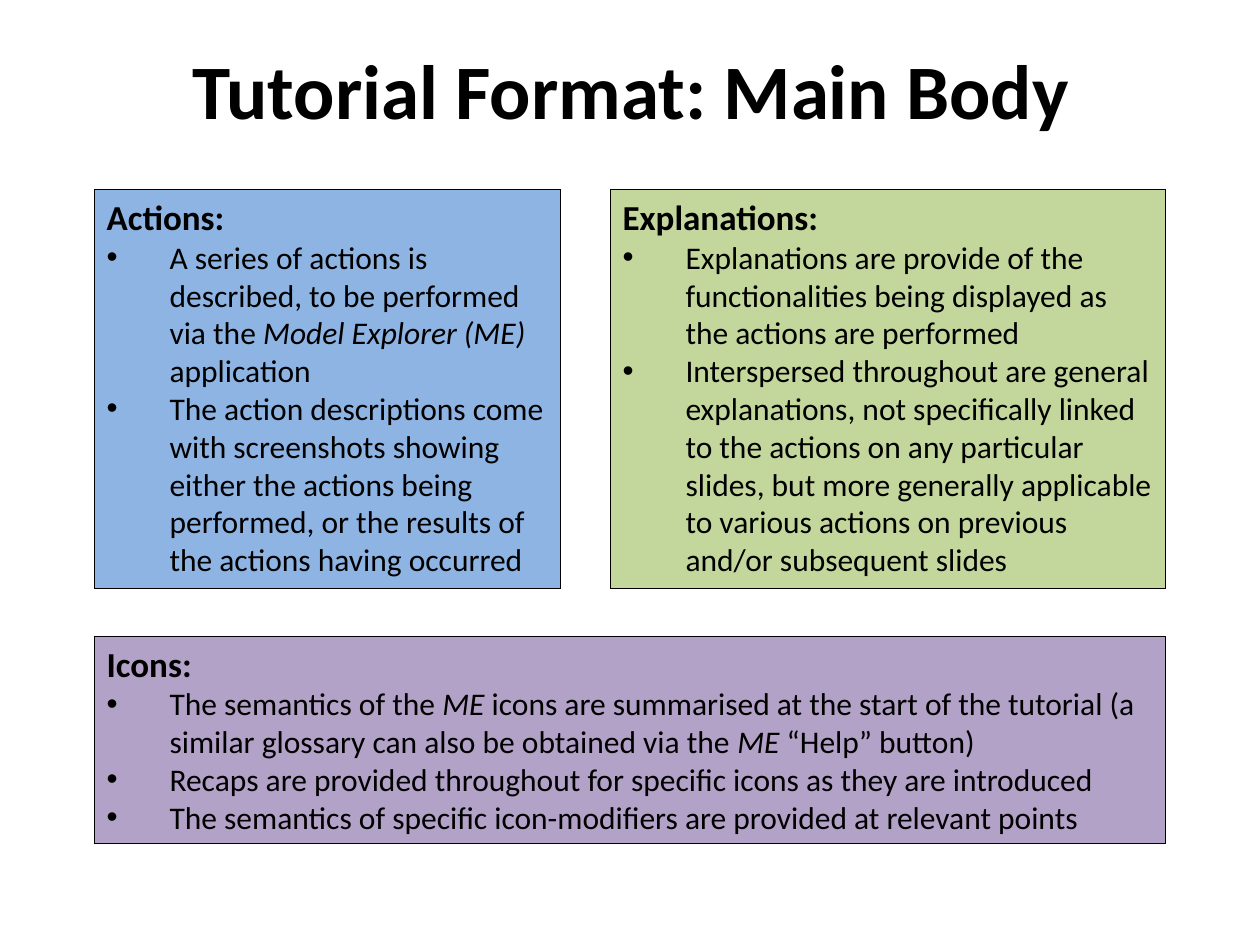
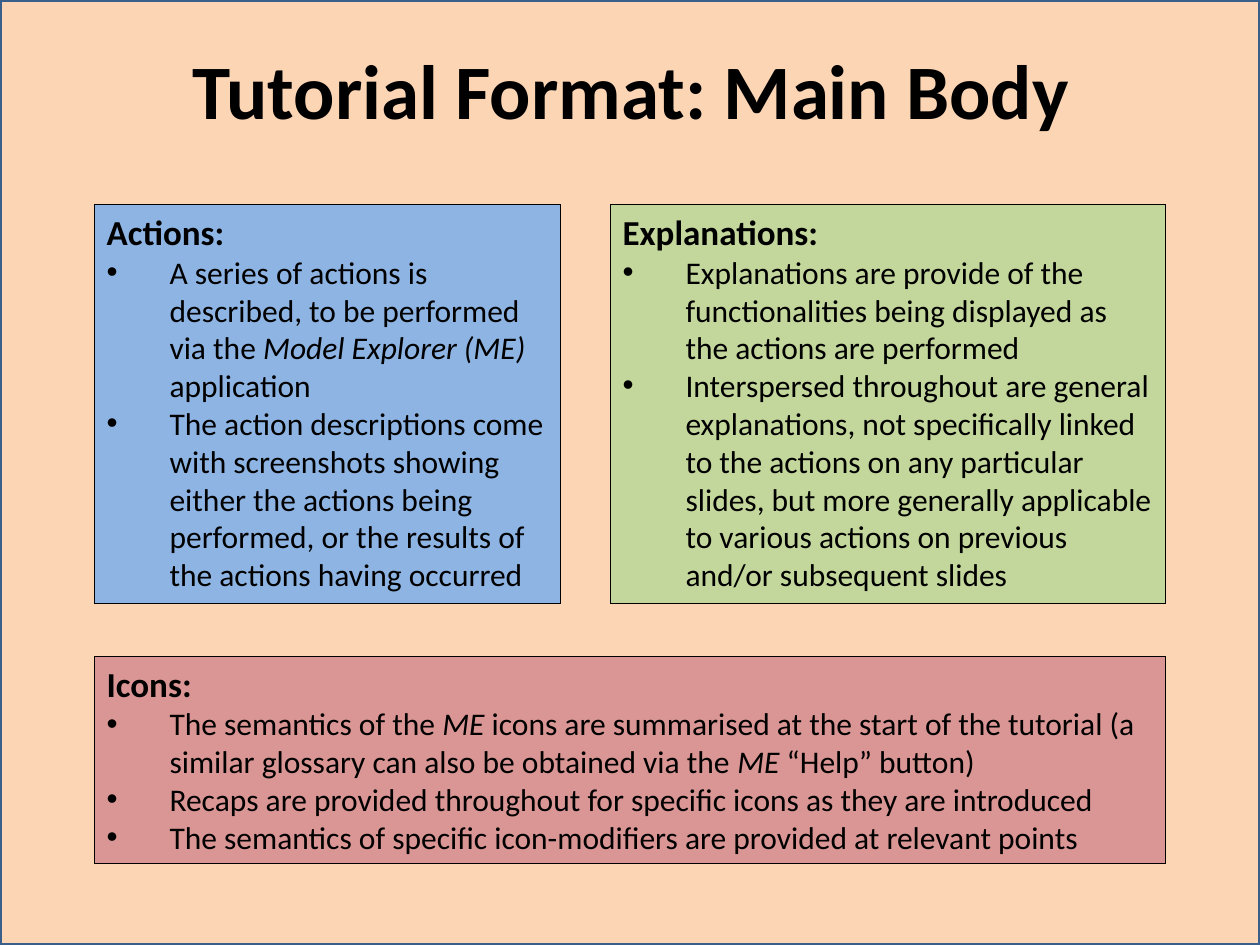
Before and after one commit to colin-puleston/mekon-hobo, a slide deck: slide 6 of docs/MEKON-HOBO Introductory Tutorial.pptx. Drawn at 1260x945 pixels with LibreOffice and Linux fonts; fonts in the diff are those of the drawing. Boxes give left, top, right and bottom in pixels: in the first picture for what was removed or moved away, otherwise in the second. Text is boxed around its words. In the diff, an @@ line names an element or a change of style, - is before the commit and + after.

```diff
--- a/docs/MEKON-HOBO Introductory Tutorial.pptx
+++ b/docs/MEKON-HOBO Introductory Tutorial.pptx
@@ rectangle added at [0,0,1260,945], fill #FCD5B5, outline #3A5F8C 2 pt @@
@@ rectangle "Actions:": place and size @@
-rectangle "Actions:" at [94,190,561,588]
+rectangle "Actions:" at [94,204,561,602]
@@ rectangle "Explanations:": place and size @@
-rectangle "Explanations:" at [610,190,1166,588]
+rectangle "Explanations:" at [610,204,1166,602]
@@ rectangle "Icons:": place and size @@
-rectangle "Icons:" at [94,636,1166,844]
+rectangle "Icons:" at [94,656,1166,864]
@@ rectangle "Icons:" at [94,656,1166,864]: fill #B3A2C7 to #D99694 @@
```
Also in this commit, not shown: 28 other slides changed, 1 slide added.
